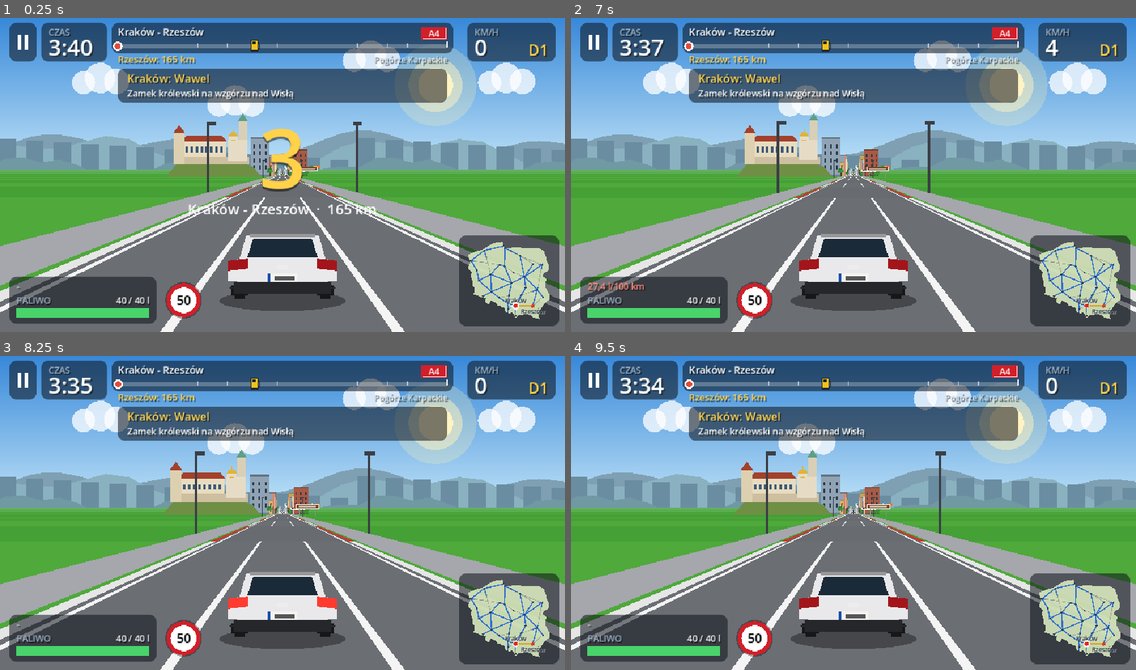
Above: before the commit, frames 1-4 (two rows, left to right).
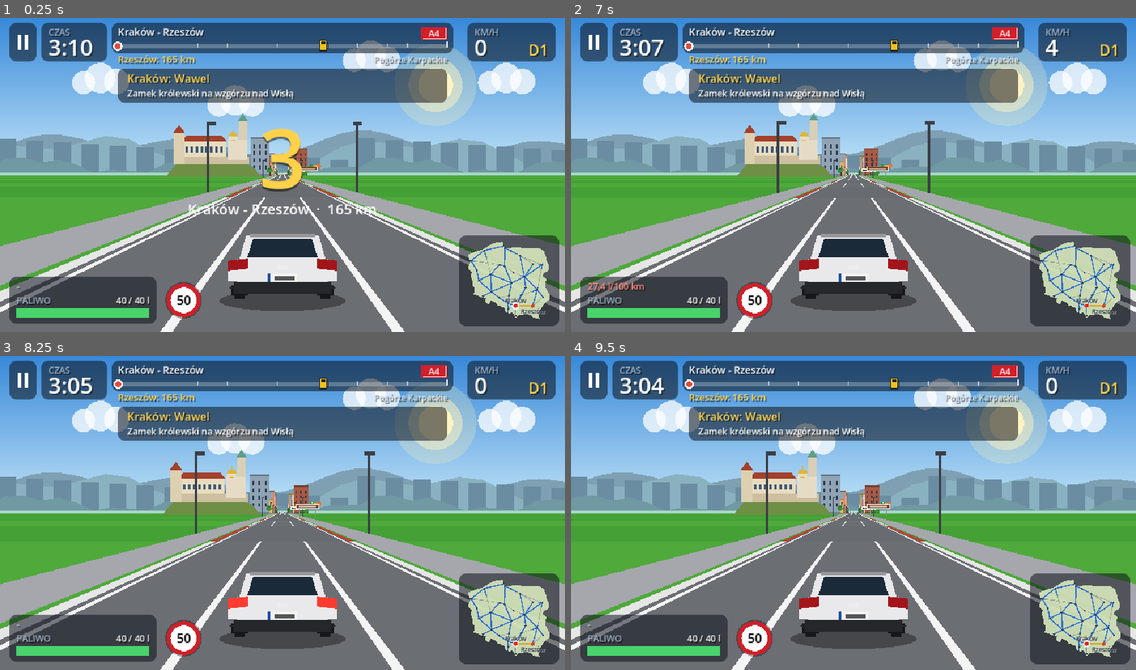
Above: after the commit, the same moments.

Repository: wickedpatrick/road-race
Game: Godot game, scene res://src/scenes/game.tscn
The game is run twice, just before and just after one commit, with the same random seed, the same clock (stepped at 60 frames per second) and the same inputs. This scene is started directly instead of the project's main scene.
Inputs (mouse positions are in pixels of both pictures, inside the frame that each line leads up to):
- Up to frame 1 (0.25 s): no input
- Up to frame 2 (7 s): tap Enter at 0.5, 2.1, 2.75, 5 s; move the mouse to (977, 156) at 0.52 s; hold D (right) 0.53-1.25 s; tap X at 0.6 s; click (977, 156) at 0.67 s; tap Space at 0.77, 2, 3.5, 3.77, 5.75, 6.77 s; drag from (740, 187) to (825, 237) at 1.27 s; move the mouse to (910, 102) at 2.02 s; hold D (right) 2.03-2.75 s; click (910, 102) at 2.17 s; drag from (825, 237) to (684, 124) at 2.77 s; move the mouse to (1023, 222) at 3.52 s; hold A (left) 3.53-4.25 s; tap T at 3.6 s; click (1023, 222) at 3.67 s; drag from (684, 124) to (768, 93) at 4.27 s; move the mouse to (881, 171) at 5.02 s; hold S (brake) 5.03-5.75 s; tap R at 5.1 s; click (881, 171) at 5.17 s; drag from (768, 93) to (740, 187) at 5.77 s; move the mouse to (977, 156) at 6.52 s; hold W (accel) from 6.53 s (still down); tap M at 6.6 s; click (977, 156) at 6.67 s
- Up to frame 3 (8.25 s): release W (accel) at 7.25 s; drag from (169, 525) to (254, 575) at 7.27 s; move the mouse to (339, 440) at 8.02 s; hold S (brake) from 8.03 s (still down); tap Keypad Enter at 8.1 s; click (339, 440) at 8.17 s
- Up to frame 4 (9.5 s): release S (brake) at 8.75 s; drag from (825, 575) to (684, 462) at 8.77 s

The runs differ from the first frame. In frame 1, 1.7% of the frame differs, in the area x 0-100%, y 6-51%; in frame 2, 1.7%; in frame 3, 1.7%; in frame 4, 1.7%.

Commit message:
Trips go to a neighbouring city only (others faded on the map); gentler minimum track length (shortest trips ~1.5 min, a longer real trip is always longer)
Co-Authored-By: Claude Opus 5.5 <noreply@anthropic.com>

Diff:
--- a/src/logic/route.gd
+++ b/src/logic/route.gd
@@ -3,7 +3,10 @@
 ## Turns a trip between two cities into a playable stage: shortest path over Geo.ROADS, real kilometres squeezed
 ## into a game track, regions as biome zones along it, and every town / big city passed with its position.
 const M_PER_KM := 14.0
-const MIN_LENGTH := 3000.0
+## Short trips are stretched, but gently: a longer real trip is always longer in the game. Below ~160 km the track
+## is SHORT_BASE + SHORT_PER_KM per km (the shortest trips take about a minute and a half), above it M_PER_KM.
+const SHORT_BASE := 800.0
+const SHORT_PER_KM := 9.0
 const MAX_LENGTH := 12500.0
 const STATION_EVERY := 3200.0
 const CITY_HALF := 260.0 ## half-length of a big city passed on the way (game metres)
@@ -15,6 +18,10 @@
 const TUNNEL_MIN := 300.0 ## a tunnel is never shorter than this in the game (real ones would flash by)
 const TUNNEL_GAP := 40.0 ## open road kept between a tunnel and a town (name and speed limit signs)
 const STATION_AFTER_TOWN := 230.0 ## a station stands this far past a town's end (after its signs and boards)
+
+## Cities one road away from `id` (the only places a trip from it can go to).
+static func neighbours(id: String) -> Array:
+	return _neighbours(id).map(func(nb): return nb[1])
 
 ## Road dictionaries adjacent to a city, as [road, other_city_id].
 static func _neighbours(id: String) -> Array:
@@ -109,7 +116,7 @@
 	var legs := find(from, to)
 	assert(not legs.is_empty(), "no route %s -> %s" % [from, to])
 	var km := total_km(legs)
-	var length := clampf(km * M_PER_KM, MIN_LENGTH, MAX_LENGTH)
+	var length := minf(maxf(km * M_PER_KM, SHORT_BASE + km * SHORT_PER_KM), MAX_LENGTH)
 	var mpk := length / km
 	var zones := []
 	var towns := []
--- a/src/scenes/menu.gd
+++ b/src/scenes/menu.gd
@@ -46,23 +46,21 @@
 
 func _enter_step() -> void:
 	if kind() == "dest":
-		_pick_dest(dest_city if dest_city != start_city and Geo.CITIES.has(dest_city) else _default_dest())
+		_pick_dest(dest_city if Route.neighbours(start_city).has(dest_city) else _default_dest())
 		hover = dest_city
 	else:
 		hover = start_city
 
-## After arriving: the nearest city (by road) not visited yet, or a neighbour on the map when all are visited.
+## A trip goes one road, to a neighbouring city. By default the nearest one not visited yet, else the nearest one.
 func _default_dest() -> String:
 	var best := ""
-	var best_km := INF
-	for id in Geo.city_ids():
-		if id == start_city or Session.visited.has(id):
-			continue
-		var km := Route.total_km(Route.find(start_city, id))
-		if km < best_km:
-			best_km = km
+	var best_score := INF
+	for id in Route.neighbours(start_city):
+		var score := Route.total_km(Route.find(start_city, id)) + (0.0 if not Session.visited.has(id) else 10000.0)
+		if score < best_score:
+			best_score = score
 			best = id
-	return best if best != "" else map.step(start_city, Vector2.RIGHT)
+	return best
 
 func _count() -> int:
 	return CarStats.ALL_IDS.size() if kind() == "car" else SeasonPalette.SEASONS.size()
@@ -125,7 +123,7 @@
 				start_city = map.step(start_city, dir)
 				hover = start_city
 			"dest":
-				_pick_dest(map.step(dest_city, dir, start_city))
+				_pick_dest(map.step(dest_city, dir, start_city, Route.neighbours(start_city)))
 				hover = dest_city
 
 func _confirm() -> void:
@@ -194,7 +192,7 @@
 func _map_mouse(event: InputEventMouse) -> void:
 	var id := map.city_at(get_global_mouse_position())
 	if event is InputEventMouseMotion:
-		if id != "" and not (kind() == "dest" and id == start_city):
+		if id != "" and not (kind() == "dest" and not Route.neighbours(start_city).has(id)):
 			hover = id
 		return
 	if not (event is InputEventMouseButton and event.pressed and event.button_index == MOUSE_BUTTON_LEFT) or id == "":
@@ -205,7 +203,7 @@
 		_confirm()
 	elif id == dest_city:
 		_confirm()
-	elif id != start_city:
+	elif Route.neighbours(start_city).has(id):
 		_pick_dest(id)
 		hover = id
 
@@ -370,6 +368,7 @@
 	draw_style_box(bg, Rect2(16, 100, 456, 384))
 	var dest := kind() == "dest"
 	map.visited = Session.visited
+	map.reachable = Route.neighbours(start_city) + [start_city] if dest else []
 	map.draw(self, font, legs if dest else [], start_city, dest_city if dest else "", hover, t)
 	var r := Rect2(488, 100, 456, 384)
 	_card(r, true)
--- a/src/view/poland_map.gd
+++ b/src/view/poland_map.gd
@@ -12,6 +12,7 @@
 const SHORT := {"gorzow": "Gorzów Wlkp.", "bielsko": "Bielsko-Biała"}
 var area: Rect2
 var visited: Array = [] ## city ids drawn with a gold ring (the cities the player has been to)
+var reachable: Array = [] ## when not empty, only these cities can be picked; the others are drawn faded
 var _scale := 1.0
 var _origin := Vector2.ZERO
 
@@ -39,13 +40,13 @@
 			best = id
 	return best
 
-## Closest city roughly in direction `dir` from `from` (for arrow-key navigation).
-func step(from: String, dir: Vector2, skip := "") -> String:
+## Closest city roughly in direction `dir` from `from` (for arrow-key navigation), among `only` when given.
+func step(from: String, dir: Vector2, skip := "", only: Array = []) -> String:
 	var o := city_pos(from)
 	var best := from
 	var best_score := INF
 	for id in Geo.CITIES:
-		if id == from or id == skip:
+		if id == from or id == skip or (not only.is_empty() and not only.has(id)):
 			continue
 		var v := city_pos(id) - o
 		var ang := absf(v.angle_to(dir))
@@ -112,23 +113,24 @@
 		var c := Geo.city(id)
 		var p := city_pos(id)
 		var r := 3.0 + sqrt(c.pop / 100.0) * 1.2
-		var col := Color("2d3e50")
+		var col := Color("2d3e50") if reachable.is_empty() or reachable.has(id) else Color("2d3e50", 0.35)
 		if id == start: col = Color("2e9e4f")
 		elif id == dest: col = Color("d0402a")
 		if visited.has(id):
 			cv.draw_circle(p, r + 3.5, VISITED)
-		cv.draw_circle(p, r + 1.5, Color.WHITE)
+		cv.draw_circle(p, r + 1.5, Color(1, 1, 1, 0.4) if not reachable.is_empty() and not reachable.has(id) else Color.WHITE)
 		cv.draw_circle(p, r, col)
 		if id == hover:
 			cv.draw_arc(p, r + 5.0 + sin(t * 6.0) * 1.5, 0.0, TAU, 24, Color("ffd24a"), 2.5)
 		var label: String = SHORT.get(id, c.name)
 		var size := 13 if id in [start, dest, hover] else 11
+		var faded := not reachable.is_empty() and not reachable.has(id)
 		var w := font.get_string_size(label, HORIZONTAL_ALIGNMENT_LEFT, -1, size).x
 		var lp := p + Vector2(-r - 4.0 - w if id in LABEL_LEFT else r + 4.0, 4.0)
 		if id in LABEL_ABOVE:
 			lp = p + Vector2(-w * 0.5, -r - 4.0)
-		cv.draw_string(font, lp + Vector2(1, 1), label, HORIZONTAL_ALIGNMENT_LEFT, -1, size, Color(1, 1, 1, 0.8))
-		cv.draw_string(font, lp, label, HORIZONTAL_ALIGNMENT_LEFT, -1, size, Color("16222e"))
+		cv.draw_string(font, lp + Vector2(1, 1), label, HORIZONTAL_ALIGNMENT_LEFT, -1, size, Color(1, 1, 1, 0.3 if faded else 0.8))
+		cv.draw_string(font, lp, label, HORIZONTAL_ALIGNMENT_LEFT, -1, size, Color("16222e", 0.4 if faded else 1.0))
 
 ## Point on the route `km` real kilometres from the start (legs as from Route.find()).
 func route_point(legs: Array, km: float) -> Vector2:
--- a/tests/test_obstacles.gd
+++ b/tests/test_obstacles.gd
@@ -76,7 +76,7 @@
 	# the tunnel under Luboń Mały on the S7
 	var zr := fresh("krakow", "zakopane")
 	var tns: Array = zr.stage.tunnels
-	t.check(tns.size() == 1 and tns[0].z1 - tns[0].z0 >= 250.0, "Kraków - Zakopane goes through a tunnel")
+	t.check(tns.size() == 1 and tns[0].z1 - tns[0].z0 >= 120.0, "Kraków - Zakopane goes through a tunnel")
 	var tn: Dictionary = tns[0]
 	var lub: Dictionary = zr.stage.towns.filter(func(x): return x.name == "Lubień")[0]
 	var rab: Dictionary = zr.stage.towns.filter(func(x): return x.name == "Rabka-Zdrój")[0]
@@ -103,7 +103,7 @@
 	# the other tunnels: S1 Laliki, S3 in the Sudetes, S52 Zielonki and S2 Ursynów (the last two under city districts)
 	for tc in [["bielsko", "zwardon", false], ["wroclaw", "kamienna_gora", false], ["krakow", "katowice", true], ["warszawa", "lublin", true]]:
 		var ts := Route.build(tc[0], tc[1])
-		var ok: bool = ts.tunnels.size() == 1 and ts.tunnels[0].city == tc[2] and ts.tunnels[0].z1 - ts.tunnels[0].z0 >= 200.0
+		var ok: bool = ts.tunnels.size() == 1 and ts.tunnels[0].city == tc[2] and ts.tunnels[0].z1 - ts.tunnels[0].z0 >= 100.0
 		for tw in ts.towns:
 			if tw.z + tw.half > ts.tunnels[0].z0 and tw.z - tw.half < ts.tunnels[0].z1: ok = false
 		t.check(ok, "%s - %s goes through a tunnel clear of the towns" % [tc[0], tc[1]])
--- a/tests/test_police.gd
+++ b/tests/test_police.gd
@@ -11,16 +11,16 @@
 func run(t) -> void:
 	var r := fresh()
 	t.check(r.speed_limit() == 50, "50 km/h in the start city")
-	r.z = 600.0
+	r.z = 430.0 # open A4 between Kraków and Bochnia
 	t.check(r.speed_limit() == 140, "140 km/h on the A4")
-	t.check(Route.speed_limit_at(Route.build("krakow", "bielsko"), 600.0) == 90, "90 km/h on a two-lane national road")
+	t.check(Route.speed_limit_at(Route.build("krakow", "bielsko"), 440.0) == 90, "90 km/h on a two-lane national road")
 	# 10 km/h over the posted limit is tolerated
 	r.speed = 148.0 / 3.6
 	r.step(0.1, NONE)
 	t.check(r.speeding == 0.0, "148 km/h under a 140 limit is tolerated")
 	# a short burst over the limit only warns
 	r = fresh()
-	r.z = 420.0 # open A4 between Kraków and Bochnia
+	r.z = 1225.0 # open A4 between Tarnów and Dębica
 	r.speed = 155.0 / 3.6
 	for i in 30: r.step(0.1, GAS)
 	t.check(r.speeding > 0.0 and r.police.is_empty(), "speeding starts the radar warning")
--- a/tests/test_route.gd
+++ b/tests/test_route.gd
@@ -63,7 +63,7 @@
 				boards += 1
 				if it.lines[-1][0] != "Rzeszów" or it.lines[-1][1] < 1: boards_ok = false
 	t.check(signs == s.towns.size() - 1, "entry sign for every town after the start")
-	t.check(boards >= 3 and boards_ok, "distance boards end with the destination")
+	t.check(boards >= 2 and boards_ok, "distance boards end with the destination")
 	# cities reached for the "visited" map: start, cities passed, the destination only at the end
 	var cr := Route.build("krakow", "gdansk")
 	var mid := Route.cities_reached(cr, cr.length * 0.5)
--- a/tests/test_track.gd
+++ b/tests/test_track.gd
@@ -22,7 +22,7 @@
 		t.check(has_curve, "track %d has curves" % i)
 		t.check(a.total_length >= s.length, "track %d total length" % i)
 	var kb := Route.build("krakow", "bielsko")
-	t.check(Track.build(kb, 1).segments[300].curve != Track.build(kb, 2).segments[300].curve or Track.build(kb, 1).segments[500].curve != Track.build(kb, 2).segments[500].curve, "different seeds differ")
+	t.check(Track.build(kb, 1).segments[120].curve != Track.build(kb, 2).segments[120].curve or Track.build(kb, 1).segments[200].curve != Track.build(kb, 2).segments[200].curve, "different seeds differ")
 	# mountains are hillier than the flat Żuławy
 	var hill := func(st: Dictionary) -> float:
 		var tr: Track = Track.build(st, 4)
@@ -72,7 +72,7 @@
 	var flat_sharp := 0
 	for sd in 8: flat_sharp += Track.build(Route.build("warszawa", "lodz"), sd).sharp.size()
 	t.check(flat_sharp == 0, "no sharp bends on the A2 motorway")
-	var tst := Route.build("krakow", "rzeszow")
+	var tst := Route.build("poznan", "koszalin")
 	tst["sharp_test"] = true
 	tst["sharp_amount"] = 30.0
 	var tt: Track = Track.build(tst, 2)
Not shown, changed: README.md
